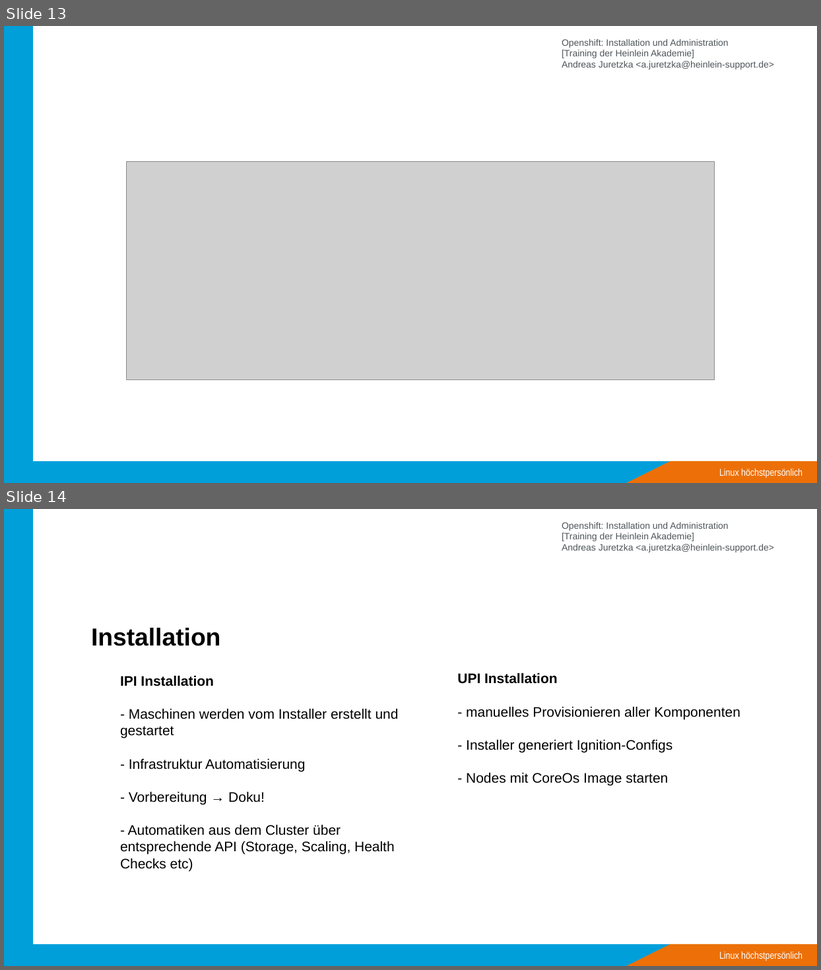
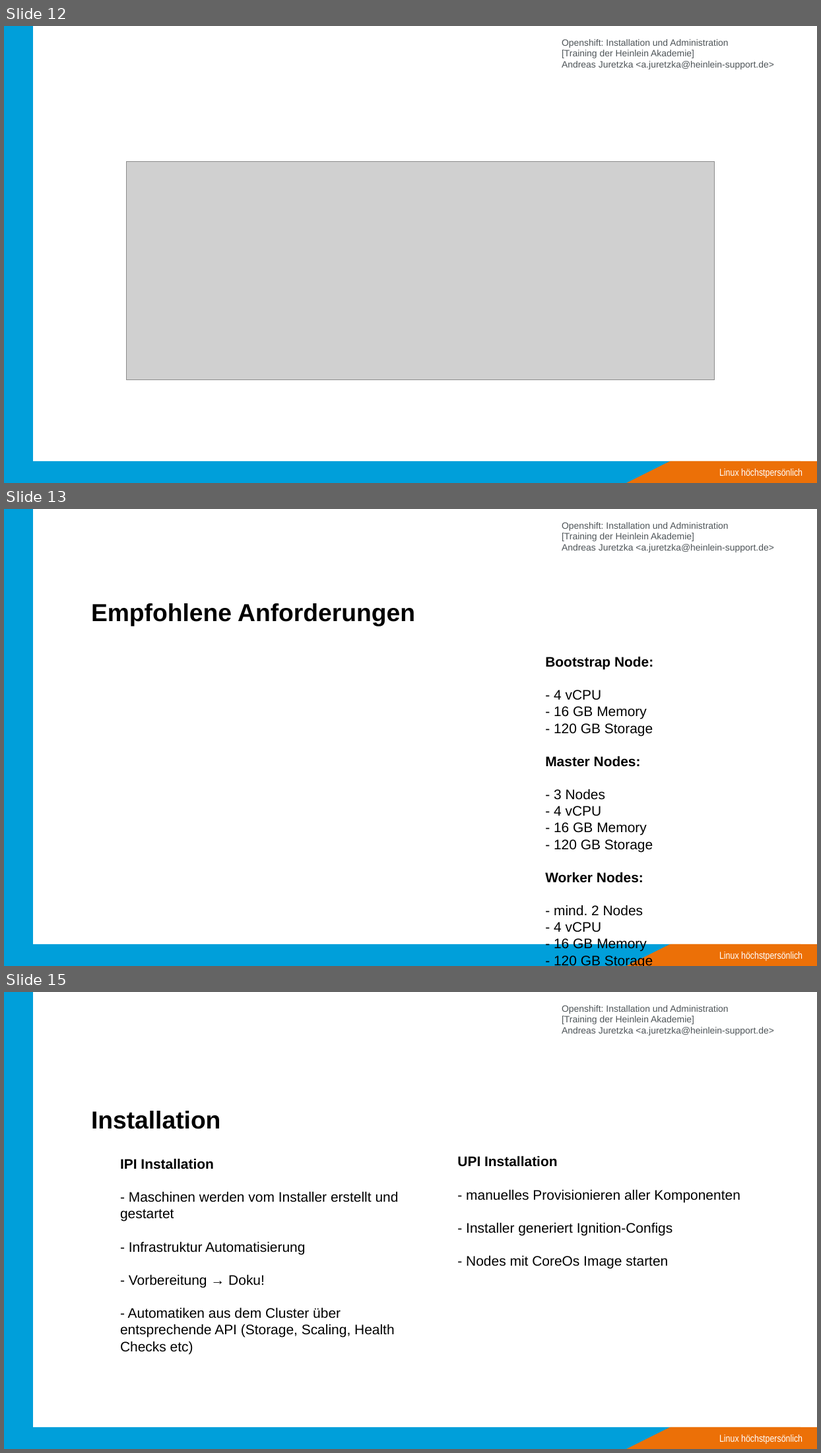
Before and after one commit to ajayten/openshift-kurs-folien, a slide deck: kurs-folien.odp. Shown one above the other, each under a label of ours: slides 13 and 14 before the commit, slides 12, 13 and 15 after it; the slides between them are not shown. The pictures are 821x970 and 821x1453 pixels, drawn with LibreOffice and Linux fonts; fonts in the diff are those of the drawing; grey boxes stand for pictures; background and template pictures are left out. Boxes give left, top, right and bottom in pixels: in the first picture for what was removed or moved away, otherwise in the second. Text is boxed around its words. In the diff, an @@ line names an element or a change of style, - is before the commit and + after.

```diff
--- a/kurs-folien.odp
+++ b/kurs-folien.odp
@@ slide 13 added at (4,509,817,966), background #FFFFFF; not listed: 5 template elements that a slide beside it also shows @@
@@ title added at (91,603,415,626), 32 pt, text #000000, bold @@
+Empfohlene Anforderungen
@@ text added at (545,656,653,966), 18 pt, text #000000 @@
+Bootstrap Node:
+- 4 vCPU
+- 16 GB Memory
+- 120 GB Storage
+Master Nodes:
+- 3 Nodes
+- 4 vCPU
+- 16 GB Memory
+- 120 GB Storage
+Worker Nodes:
+- mind. 2 Nodes
+- 4 vCPU
+- 16 GB Memory
+- 120 GB Storage
@@ what was slide 13 is now slide 12 @@
@@ what was slide 14 is now slide 15 @@
```
Also in this commit, not shown: 3 slides changed, 6 other slides added, 2 slides removed, 1 other file.
